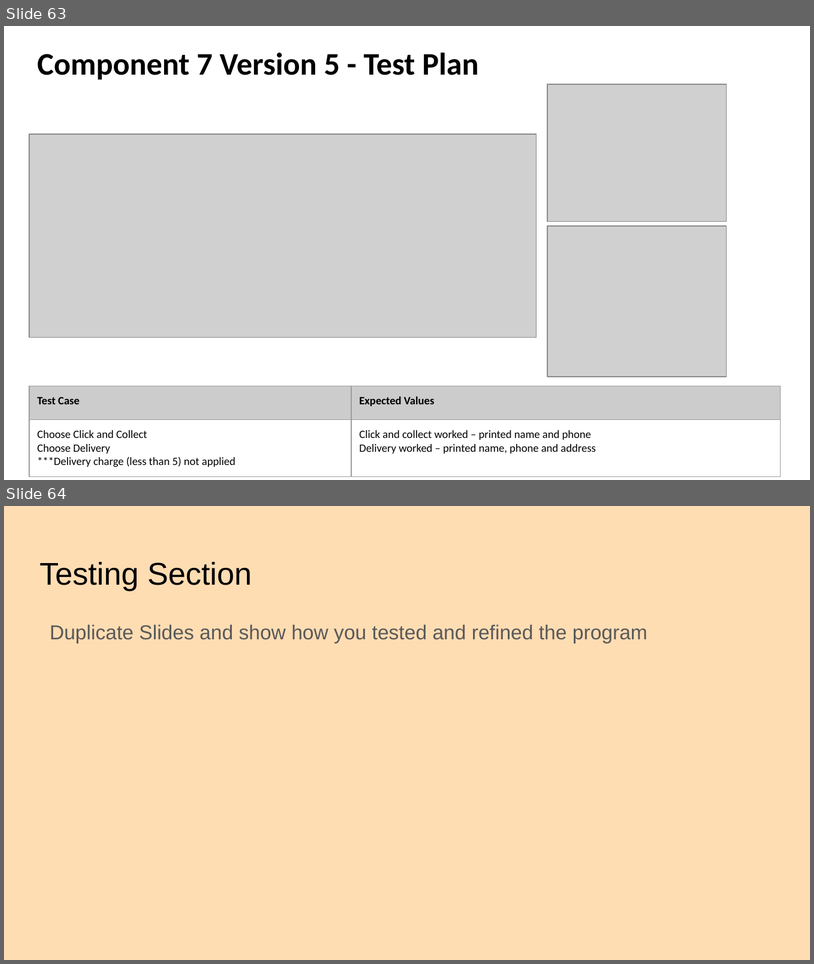
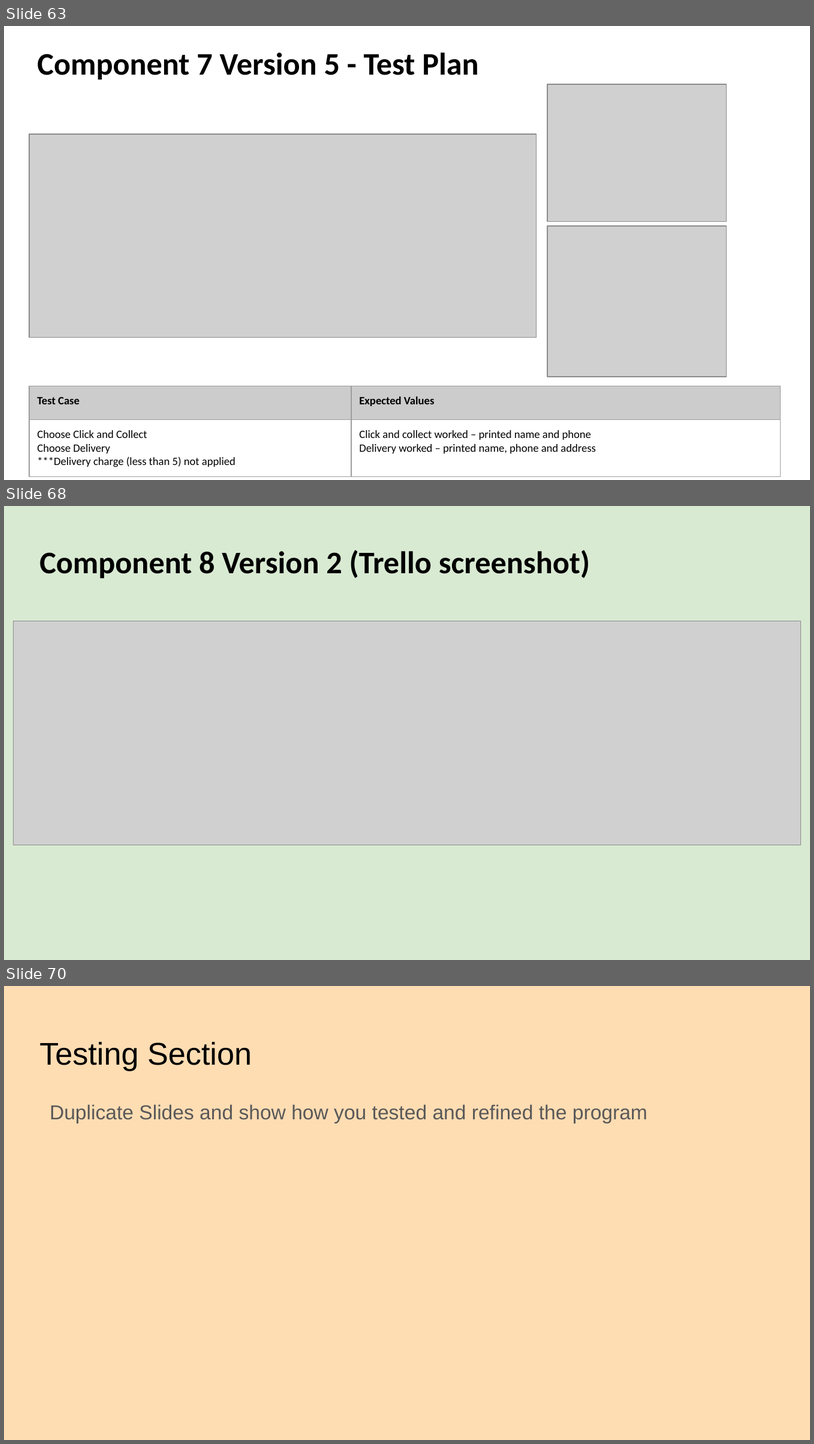
Before and after one commit to danettp/ds_nuts_bot, a slide deck: Danett Pepito - 000_91896 _ 91897 Documentation - 2150400 (Git).pptx. Shown one above the other, each under a label of ours: slides 63 and 64 before the commit, slides 63, 68 and 70 after it; the slides between them are not shown. The pictures are 814x964 and 814x1444 pixels, drawn with LibreOffice and Linux fonts; fonts in the diff are those of the drawing; grey boxes stand for pictures; background and template pictures are left out. Boxes give left, top, right and bottom in pixels: in the first picture for what was removed or moved away, otherwise in the second. Text is boxed around its words. In the diff, an @@ line names an element or a change of style, - is before the commit and + after.

```diff
--- a/Danett Pepito - 000_91896 _ 91897 Documentation - 2150400 (Git).pptx
+++ b/Danett Pepito - 000_91896 _ 91897 Documentation - 2150400 (Git).pptx
@@ slide 68 added at [4,506,810,960], background picture (left out) @@
@@ title added at [39,550,590,579], 28 pt, text #000000, bold @@
+Component 8 Version 2 (Trello screenshot)
@@ picture added at [13,621,801,844] @@
@@ what was slide 64 is now slide 70 @@
```
Also in this commit, not shown: 5 other slides added, 2 other files.
